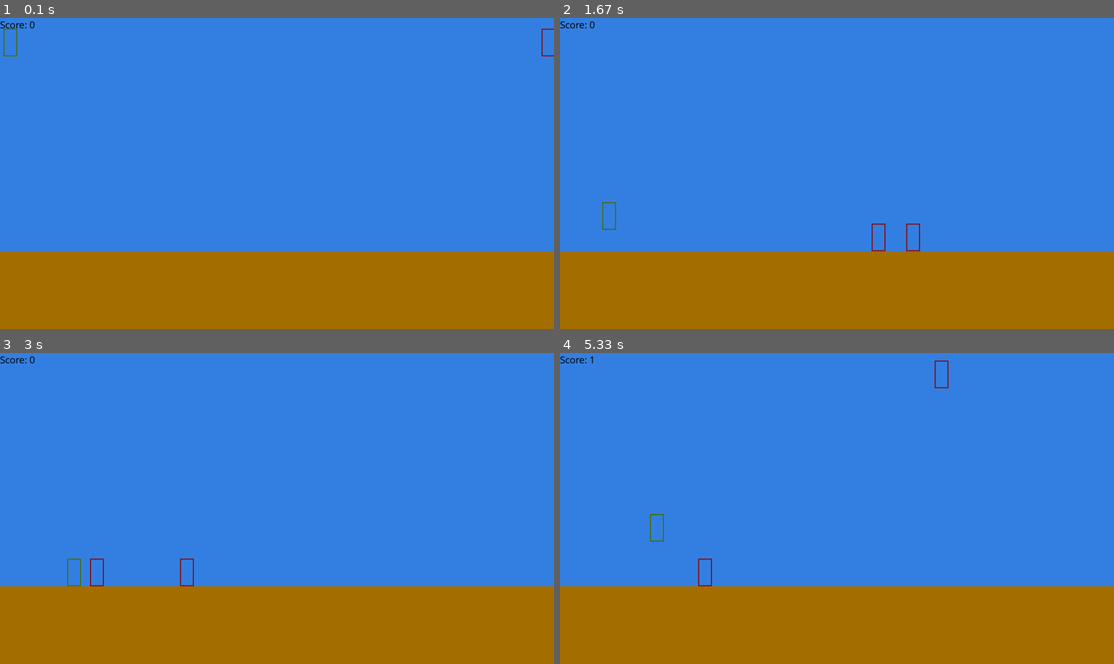
Above: before the commit, frames 1-4 (two rows, left to right).
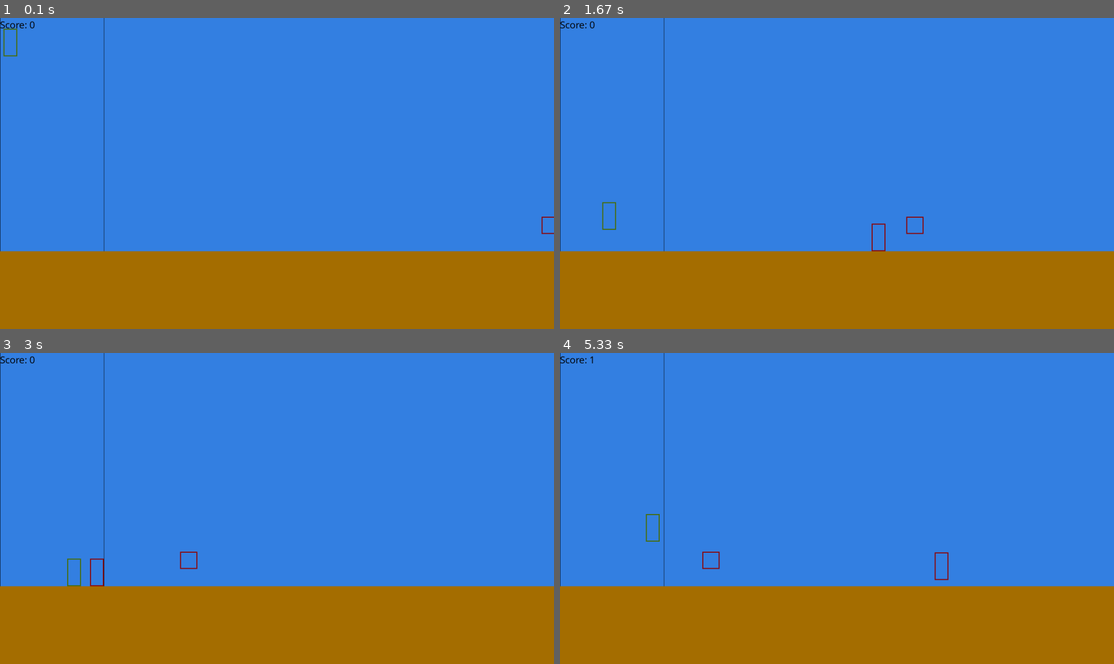
Above: after the commit, the same moments.

Repository: D3t3rm1nat1on/OurGame_PyGame
Game: pygame game, started from src/main.py
The game is run twice, just before and just after one commit, with the same random seed, the same clock (stepped at 60 frames per second) and the same inputs.
Inputs:
- Up to frame 1 (0.1 s): no input
- Up to frame 2 (1.67 s): hold Right 0.33-0.8 s; hold Up 0.83-1.13 s; hold Right 1.17-1.63 s
- Up to frame 3 (3 s): hold Down 1.67-1.97 s; hold Up 2-2.37 s; hold Right from 2.4 s (still down)
- Up to frame 4 (5.33 s): release Right at 3.03 s; hold Down 3.07-3.43 s; hold Right 3.47-3.93 s; hold Up 3.97-4.27 s; hold Right 4.3-4.77 s; hold Down 4.8-5.1 s; hold Up from 5.13 s (still down)

The runs differ from the first frame. In frame 1, 0.3% of the frame differs, in the area x 0-100%, y 0-76%; in frame 2, 0.4%; in frame 3, 0.4%; in frame 4, 0.6%, in the area x 0-71%, y 0-76%.

Commit message:
MovePlayerCommand (для проверки зоны игрока) + refactoring

Diff:
--- a/src/command/MoveCommand.py
+++ b/src/command/MoveCommand.py
@@ -9,7 +9,8 @@
         self.unit = unit
 
     def run(self):
-        self.unit.speed += self.state.gravity
+        if self.unit.affected_by_gravity:
+            self.unit.speed += self.state.gravity
         self.unit.position += self.unit.speed
         if self.on_ground(self.state, self.unit) and self.unit.speed.y >= 0:
             self.unit.position.y = self.state.ground.y - self.unit.rect_collision.size[1]
--- a/src/command/MoveEnemyCommand.py
+++ b/src/command/MoveEnemyCommand.py
@@ -6,19 +6,22 @@
 
 
 class MoveEnemyCommand(MoveCommand):
-    def __init__(self, state, unit1, unit2):
+    def __init__(self, state, unit1, player_unit):
         super().__init__(state, unit1)
-        self.unit2 = unit2
+        self.player_unit = player_unit
 
     def run(self):
         super().run()
         # враг ушел за экран (успешный dodge)
         if self.unit.rect_collision.right <= -self.unit.full_size.x:
             rand = random.randint(self.state.world_size.x / 2, self.state.world_size.x)
-            self.unit.position = Vector2(rand, 20)
+            self.unit.position = Vector2(rand, self.state.ground.y - 100)
             return 1
         # враг ударил игрока
-        if self.unit.rect_collision.colliderect(self.unit2.rect_collision):
+        if self.unit.rect_collision.colliderect(self.player_unit.rect_collision):
             rand = random.randint(self.state.world_size.x / 2, self.state.world_size.x)
-            self.unit.position = Vector2(rand, 20)
+            self.unit.position = Vector2(rand, self.state.ground.y - 100)
+            self.player_unit.position.x -= 20
+            if self.player_unit.position.x < 0:
+                print("LOG: PakeT T H I C C")
         return 0
--- a/src/command/__init__.py
+++ b/src/command/__init__.py
@@ -2,3 +2,6 @@
 from .JumpCommand import JumpCommand
 from .MoveCommand import MoveCommand
 from .MoveEnemyCommand import MoveEnemyCommand
+from .SprintCommand import SprintCommand
+from .CrouchCommand import CrouchCommand
+from .MovePlayerCommand import MovePlayerCommand
--- a/src/main.py
+++ b/src/main.py
@@ -26,7 +26,9 @@
         self.clock = pygame.time.Clock()
         self.running = True
 
-        self.enemies = [states.Unit(position=Vector2(self.state.world_size.x, 20), speed=Vector2(-6, 0))]
+        self.enemies = [
+            states.Unit(position=Vector2(self.state.world_size.x, self.state.ground.y - 100), speed=Vector2(-6, 0),
+                        full_size=Vector2(50, 50), affected_by_gravity=False)]
         self.enemies.append(states.Unit(position=Vector2(self.state.world_size.x + 100, 20), speed=Vector2(-8, 0)))
 
         self.commands = []
@@ -44,10 +46,10 @@
                     command = JumpCommand(self.state, self.player)
                     self.commands.append(command)
                 elif event.key == pygame.K_DOWN:
-                    command = CrouchCommand.CrouchCommand(self.state, self.player)
+                    command = CrouchCommand(self.state, self.player)
                     self.commands.append(command)
                 elif event.key == pygame.K_RIGHT:
-                    command = SprintCommand.SprintCommand(self.state, self.player)
+                    command = SprintCommand(self.state, self.player)
                     self.commands.append(command)
             elif event.type == pygame.KEYUP:
                 if event.key == pygame.K_DOWN:
@@ -61,7 +63,7 @@
                         self.player.is_sprinting = False
                         self.player.speed.x -= 2
 
-        command = MovePlayerCommand.MovePlayerCommand(self.state, self.player)
+        command = MovePlayerCommand(self.state, self.player)
         self.commands.append(command)
 
     def update(self):
@@ -74,6 +76,12 @@
 
     def render(self):
         self.window.fill((53, 129, 227))
+
+        pygame.draw.line(self.window, (0, 0, 0), start_pos=(self.state.border_left, 0),
+                         end_pos=(self.state.border_left, self.state.world_size.y))
+        pygame.draw.line(self.window, (0, 0, 0), start_pos=(self.state.border_right, 0),
+                         end_pos=(self.state.border_right, self.state.world_size.y))
+
         player_collision = self.player.rect_collision
         enemy_collisions = []
         for enemy in self.enemies:
--- a/src/state/Unit.py
+++ b/src/state/Unit.py
@@ -4,13 +4,15 @@
 
 
 class Unit:
-    def __init__(self, position=Vector2(10, 20), speed=Vector2(0, 0), full_size=Vector2(40, 80), delta_speed=Vector2(0, 0)):
+    def __init__(self, position=Vector2(10, 20), speed=Vector2(0, 0), full_size=Vector2(40, 80),
+                 affected_by_gravity=True):
         self.position = position
         self.speed = speed
-        self.delta_speed = delta_speed
+        self.delta_speed = Vector2(0, 0)
         self.full_size = full_size
         self.rect_collision = pygame.Rect(position, full_size)
         self.crouch_size = Vector2(full_size.x, full_size.y / 2)
         self.is_crouching = False
         self.is_sprinting = False
         self.is_slowing = False
+        self.affected_by_gravity = affected_by_gravity
